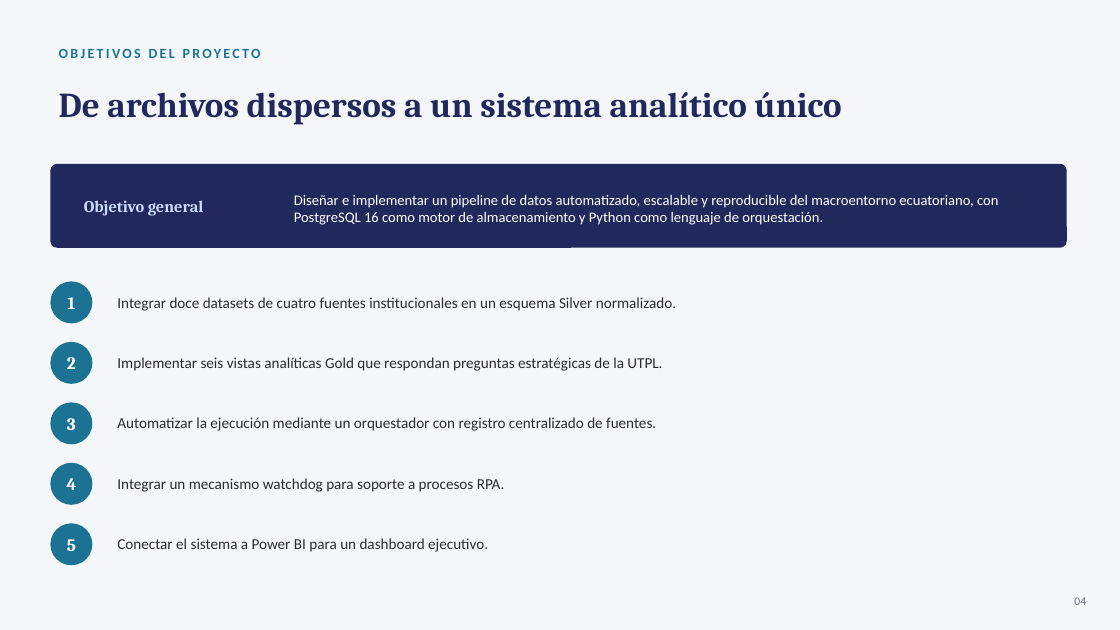
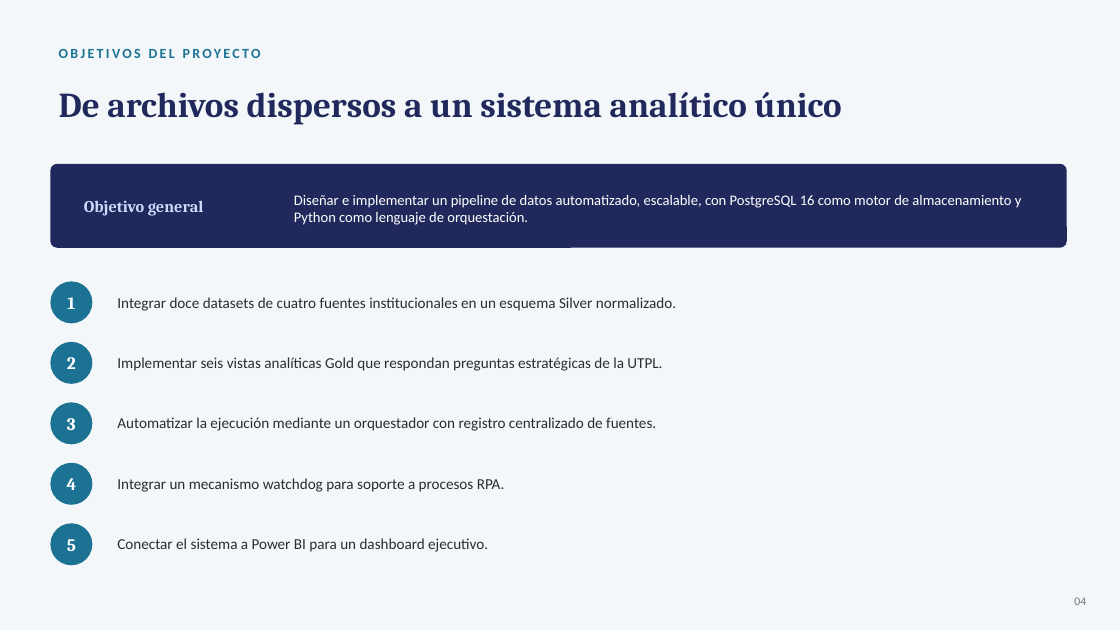
Before and after one commit to MathLeoYa/Practicum_2.2, a slide deck: slide 3 of Reto final/Macroentorno_Ecuatoriano_Presentacion.pptx. Drawn at 1120x630 pixels with LibreOffice and Linux fonts; fonts in the diff are those of the drawing. Boxes give left, top, right and bottom in pixels: in the first picture for what was removed or moved away, otherwise in the second. Text is boxed around its words. In the diff, an @@ line names an element or a change of style, - is before the commit and + after.

```diff
--- a/Reto final/Macroentorno_Ecuatoriano_Presentacion.pptx
+++ b/Reto final/Macroentorno_Ecuatoriano_Presentacion.pptx
@@ text at (x1=294, y1=195, x2=1022, y2=225): text changed @@
-Diseñar e implementar un pipeline de datos automatizado, escalable y reproducible del macroentorno ecuatoriano, con PostgreSQL 16 como motor de almacenamiento y Python como lenguaje de orquestación.
+Diseñar e implementar un pipeline de datos automatizado, escalable, con PostgreSQL 16 como motor de almacenamiento y Python como lenguaje de orquestación.
```
Also in this commit, not shown: 4 other slides changed, 1 slide removed, 2 other files.
